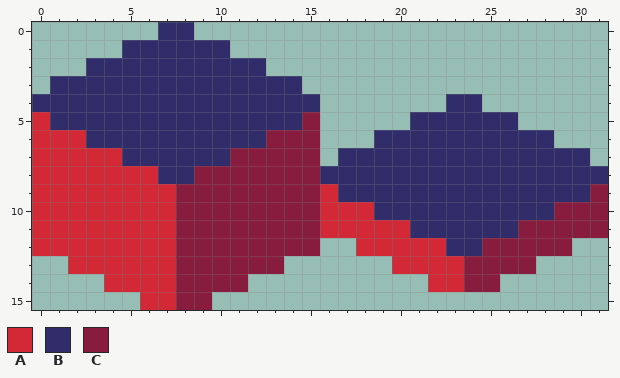
Two versions of one pixel-art file, src/assets/art/tileset.aseprite. Above, as it was before the edit.
32x16 pixels, 1 frame.
Palette (. is transparent): A #d32836  B #302d6a  C #871c3e
Pixels before, first column x 0:
 0 .......BB.......................
 1 .....BBBBBB.....................
 2 ...BBBBBBBBBB...................
 3 .BBBBBBBBBBBBBB.................
 4 BBBBBBBBBBBBBBBB.......BB.......
 5 ABBBBBBBBBBBBBBC.....BBBBBB.....
 6 AAABBBBBBBBBBCCC...BBBBBBBBBB...
 7 AAAAABBBBBBCCCCC.BBBBBBBBBBBBBB.
 8 AAAAAAABBCCCCCCCBBBBBBBBBBBBBBBB
 9 AAAAAAAACCCCCCCCABBBBBBBBBBBBBBC
10 AAAAAAAACCCCCCCCAAABBBBBBBBBBCCC
11 AAAAAAAACCCCCCCCAAAAABBBBBBCCCCC
12 AAAAAAAACCCCCCCC..AAAAABBCCCCC..
13 ..AAAAAACCCCCC......AAAACCCC....
14 ....AAAACCCC..........AACC......
15 ......AACC......................
The result:
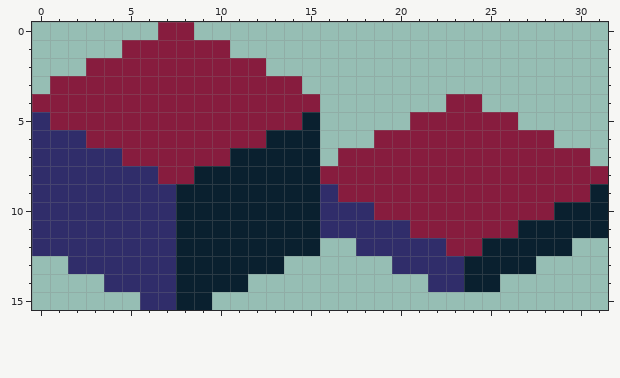
Change:
Colour A changes from #d32836 to #302d6a.
Colour B changes from #302d6a to #871c3e.
Colour C changes from #871c3e to #0a202f.
